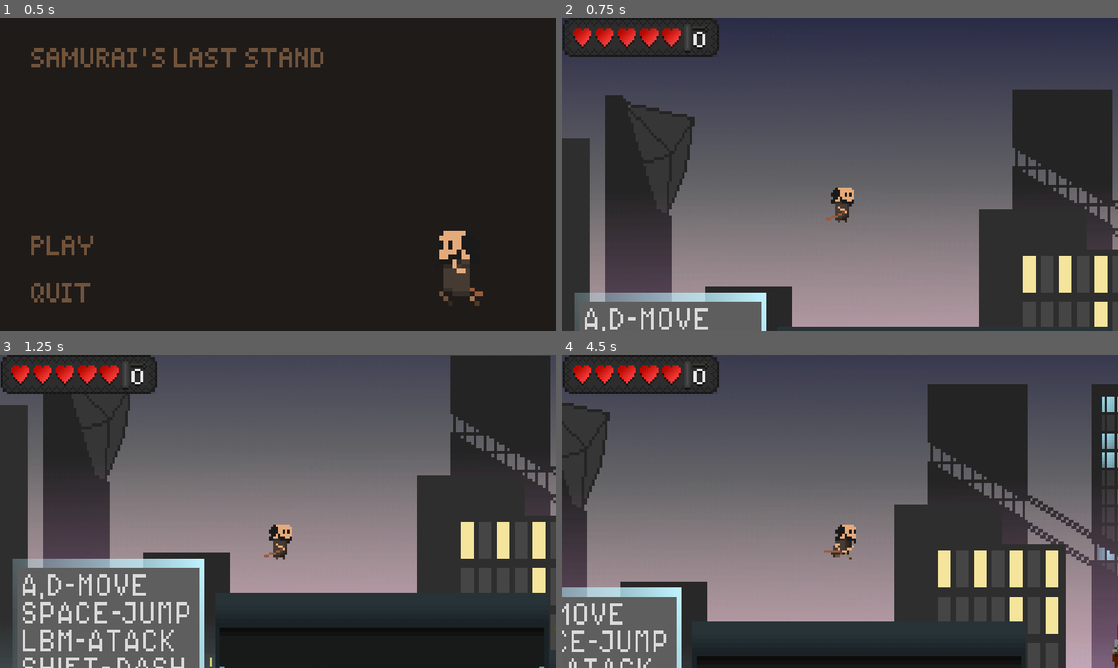
Above: before the commit, frames 1-4 (two rows, left to right).
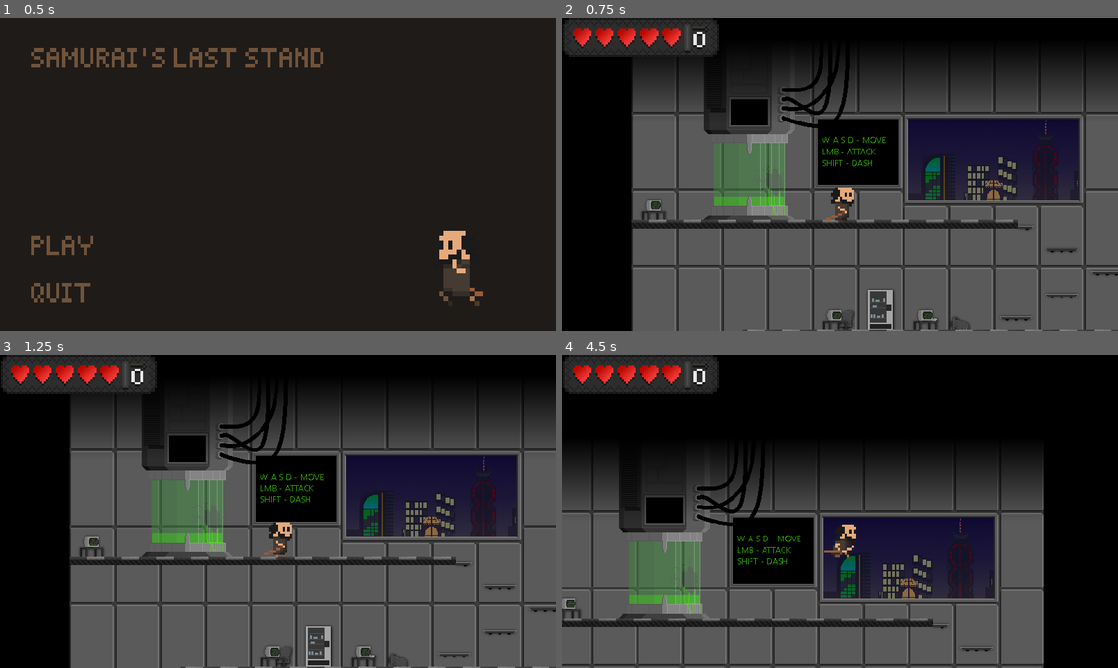
Above: after the commit, the same moments.

Repository: Oskartop02/samurais-last-stand
Game: Godot game, scene res://scenes/main_menu.tscn
The game is run twice, just before and just after one commit, with the same random seed, the same clock (stepped at 60 frames per second) and the same inputs.
Inputs (mouse positions are in pixels of both pictures, inside the frame that each line leads up to):
- Up to frame 1 (0.5 s): no input
- Up to frame 2 (0.75 s): click (623, 246) at 0.5 s
- Up to frame 3 (1.25 s): no input
- Up to frame 4 (4.5 s): move the mouse to (962, 495) at 1.27 s; hold D (move_right) 1.28-2.78 s; tap Space (jump) at 1.35, 1.52, 1.82, 2.27, 2.3, 2.57, 3.05, 3.77, 3.8, 4.07, 4.35 s; move the mouse to (728, 527) at 2.02 s; click (728, 527) at 2.1 s; move the mouse to (895, 442) at 2.77 s; hold A (move_left) 2.78-3.53 s; tap Shift (dash) at 2.85 s; move the mouse to (812, 574) at 3.52 s; hold D (move_right) from 3.53 s (still down); right-click (812, 574) at 3.6 s; move the mouse to (1006, 558) at 4.27 s

Frame 1 is identical in both runs. In frame 2, 79% of the frame differs, in the area x 0-100%, y 0-100%; in frame 3, 79%; in frame 4, 86%.

Commit message:
level zero

Diff:
--- /dev/null
+++ b/scenes/level_zero.tscn
@@ -0,0 +1,83 @@
+[gd_scene load_steps=10 format=3 uid="uid://bvl8gbewxkgqg"]
+
+[ext_resource type="Texture2D" uid="uid://ptl7sphydrib" path="res://textures/level_0_background.png" id="1_sucn5"]
+[ext_resource type="PackedScene" uid="uid://bidpsxbq23a8j" path="res://characters/postac_testowa.tscn" id="2_l7umb"]
+[ext_resource type="AudioStream" uid="uid://banw6kqurw5md" path="res://sounds/Dash.wav" id="3_6la0o"]
+[ext_resource type="AudioStream" uid="uid://c3irmx44175vd" path="res://sounds/kick-hard-8-bit-103746.mp3" id="4_7qh0c"]
+[ext_resource type="AudioStream" uid="uid://hnccwdef0g6c" path="res://sounds/retro-hurt-1-236672.mp3" id="5_e0lqu"]
+[ext_resource type="AudioStream" uid="uid://bv26mqpy7pytp" path="res://sounds/retro-jump-1-236684.mp3" id="6_4blcu"]
+
+[sub_resource type="RectangleShape2D" id="RectangleShape2D_l5g2m"]
+size = Vector2(1319.5, 100)
+
+[sub_resource type="RectangleShape2D" id="RectangleShape2D_grewq"]
+size = Vector2(90, 128)
+
+[sub_resource type="RectangleShape2D" id="RectangleShape2D_ekj8n"]
+size = Vector2(66, 129)
+
+[node name="LevelZero" type="Node2D"]
+
+[node name="Sprite2D2" type="Sprite2D" parent="."]
+position = Vector2(-5956.85, 3193)
+scale = Vector2(11.645, 5.29)
+texture = ExtResource("1_sucn5")
+
+[node name="Sprite2D" type="Sprite2D" parent="."]
+position = Vector2(982, 1416)
+scale = Vector2(2.3, 2.3)
+texture = ExtResource("1_sucn5")
+
+[node name="Sprite2D3" type="Sprite2D" parent="."]
+position = Vector2(7000.71, 1440)
+scale = Vector2(9.95068, 2.3)
+texture = ExtResource("1_sucn5")
+
+[node name="platforma_testowa3" type="StaticBody2D" parent="."]
+position = Vector2(-614, 377)
+
+[node name="CollisionShape2D" type="CollisionShape2D" parent="platforma_testowa3"]
+position = Vector2(1401, 274)
+shape = SubResource("RectangleShape2D_l5g2m")
+debug_color = Color(0.564706, 0.733333, 0.803922, 1)
+
+[node name="PostacTestowa" parent="." instance=ExtResource("2_l7umb")]
+position = Vector2(843, 582)
+
+[node name="Dash" type="AudioStreamPlayer" parent="PostacTestowa"]
+stream = ExtResource("3_6la0o")
+
+[node name="Kick-hard" type="AudioStreamPlayer" parent="PostacTestowa"]
+stream = ExtResource("4_7qh0c")
+volume_db = -10.0
+
+[node name="Retro-hurt" type="AudioStreamPlayer" parent="PostacTestowa"]
+stream = ExtResource("5_e0lqu")
+volume_db = -10.0
+
+[node name="Retro-jump" type="AudioStreamPlayer" parent="PostacTestowa"]
+stream = ExtResource("6_4blcu")
+volume_db = -10.0
+
+[node name="Area_postaci" type="Area2D" parent="PostacTestowa"]
+
+[node name="hitbox_postaci" type="CollisionShape2D" parent="PostacTestowa/Area_postaci"]
+position = Vector2(0, -64)
+shape = SubResource("RectangleShape2D_grewq")
+
+[node name="AttackArea" type="Area2D" parent="PostacTestowa"]
+collision_layer = 3
+collision_mask = 3
+
+[node name="CollisionShapeLeft" type="CollisionShape2D" parent="PostacTestowa/AttackArea"]
+position = Vector2(-78, -64)
+shape = SubResource("RectangleShape2D_ekj8n")
+
+[node name="CollisionShapeRight" type="CollisionShape2D" parent="PostacTestowa/AttackArea"]
+position = Vector2(78, -64)
+shape = SubResource("RectangleShape2D_ekj8n")
+
+[node name="Sprite2D4" type="Sprite2D" parent="."]
+position = Vector2(4827.85, 10957.2)
+scale = Vector2(10.2179, 10.5018)
+texture = ExtResource("1_sucn5")
--- a/scenes/main_menu.tscn
+++ b/scenes/main_menu.tscn
@@ -1,6 +1,6 @@
 [gd_scene load_steps=4 format=3 uid="uid://8cijbukc4jof"]
 
-[ext_resource type="Script" path="res://scripts/button2.gd" id="1_5yyt8"]
+[ext_resource type="Script" path="res://scripts/button.gd" id="1_o742v"]
 [ext_resource type="Texture2D" uid="uid://7fnmg784ll51" path="res://screens/MainMenu.png" id="2_0kbei"]
 [ext_resource type="Script" path="res://scripts/button_3.gd" id="2_utayt"]
 
@@ -11,8 +11,7 @@
 offset_top = 720.0
 offset_right = 353.0
 offset_bottom = 849.0
-script = ExtResource("1_5yyt8")
-first_scene_path = "res://scenes/scena_testowa.tscn"
+script = ExtResource("1_o742v")
 
 [node name="Button3" type="Button" parent="."]
 offset_left = 76.0
--- a/scripts/button.gd
+++ b/scripts/button.gd
@@ -1,6 +1,6 @@
 extends Button
 # Define the path to your first scene (usually the main menu or initial gameplay scene)
-@export var first_scene_path = "res://scenes/scena_testowa.tscn"
+@export var first_scene_path = "res://scenes/level_zero.tscn"
 
 # Function that runs when the button is pressed
 func _ready():
Not shown, changed: export_presets.cfg
Binary file added: textures/level_0_background.png
Not shown, added: textures/level_0_background.png.import
